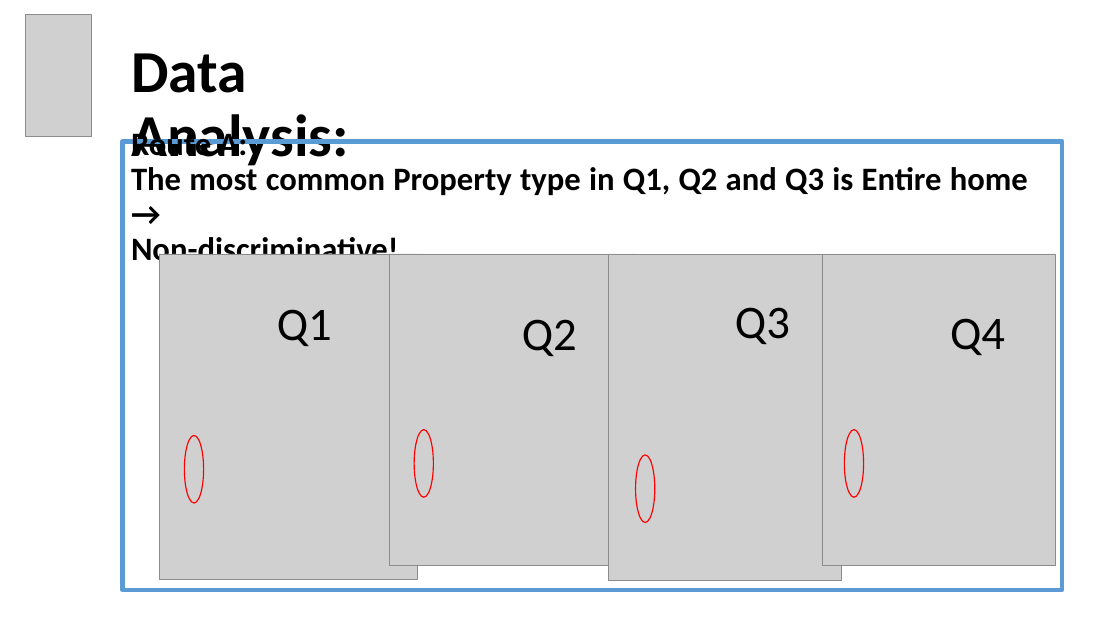
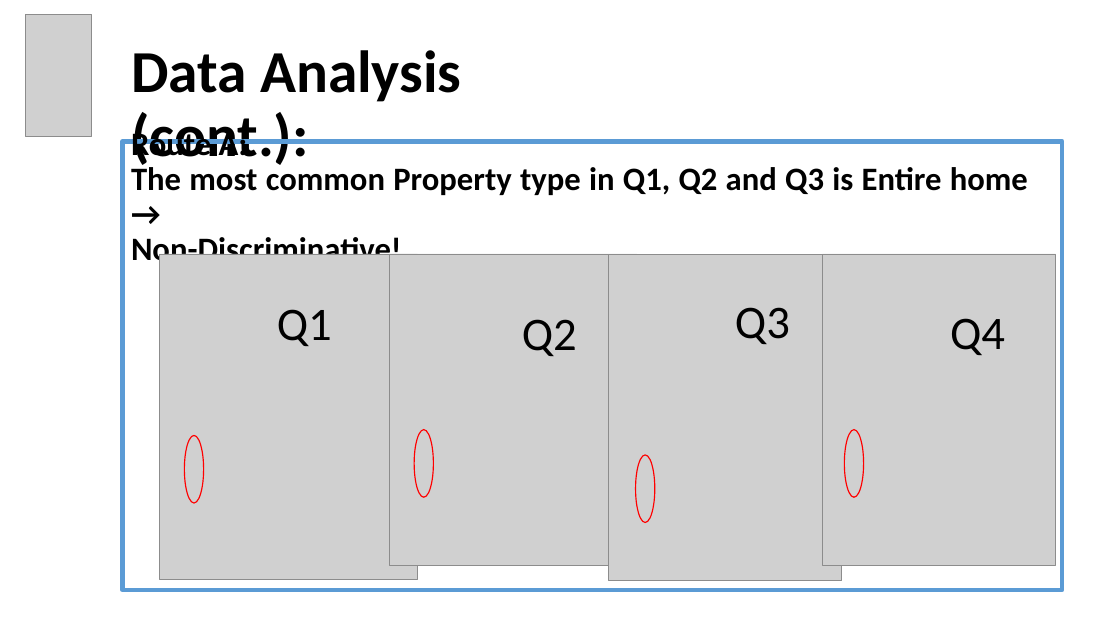
Before and after one commit to EyalVultz/Fianl-Project-Data-Analyst-Program-Hebrew-University-of-Jerusalem-Class-4-Group-2, a slide deck: slide 8 of Final Project Data Analyst Program Hebrew University of Jerusalem Class No. 4 Group 2.pptx. Drawn at 1120x630 pixels with LibreOffice and Linux fonts; fonts in the diff are those of the drawing; grey boxes stand for pictures. Boxes give left, top, right and bottom in pixels: in the first picture for what was removed or moved away, otherwise in the second. Text is boxed around its words. In the diff, an @@ line names an element or a change of style, - is before the commit and + after.

```diff
--- a/Final Project Data Analyst Program Hebrew University of Jerusalem Class No. 4 Group 2.pptx
+++ b/Final Project Data Analyst Program Hebrew University of Jerusalem Class No. 4 Group 2.pptx
@@ title at bbox=[131, 50, 462, 171]: text changed @@
-Data Analysis:
+Data Analysis (cont.):
@@ text at bbox=[131, 234, 402, 269]: text changed @@
-Non-discriminative!
+Non-Discriminative!
```
Also in this commit, not shown: 11 other slides changed.
